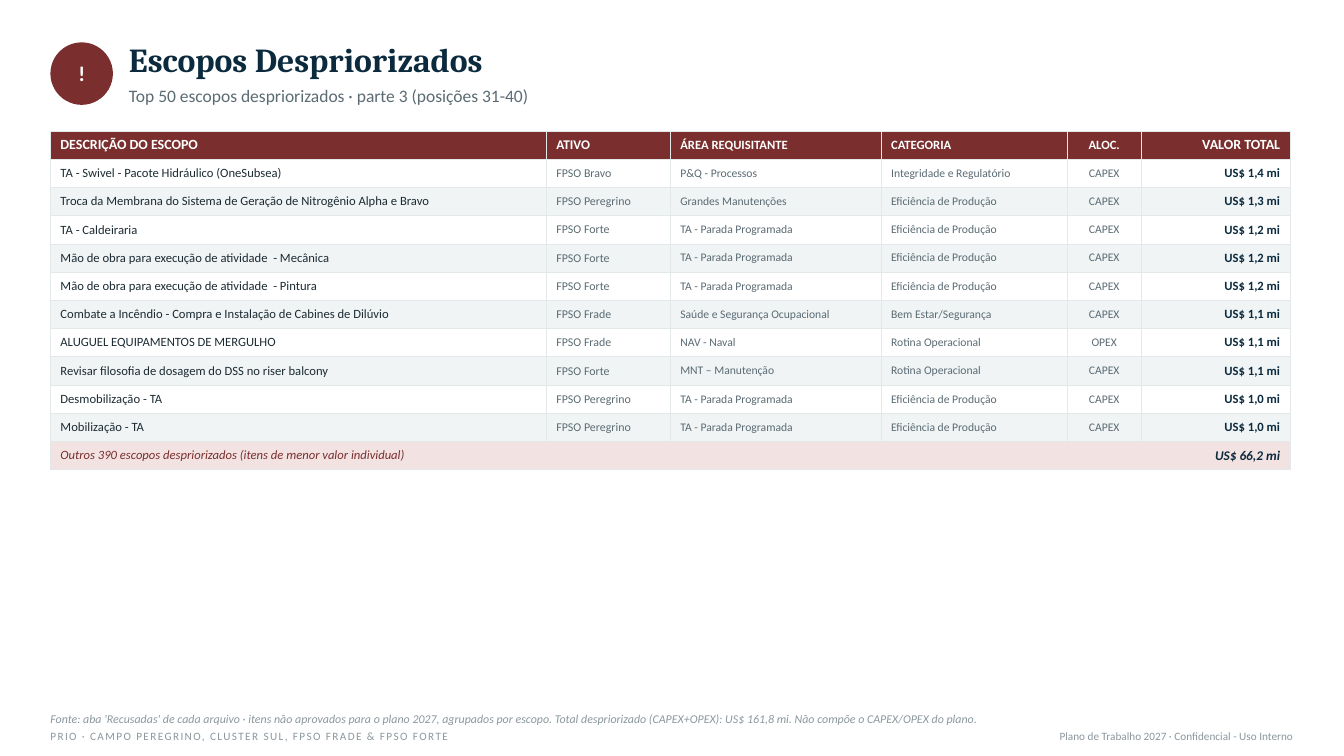
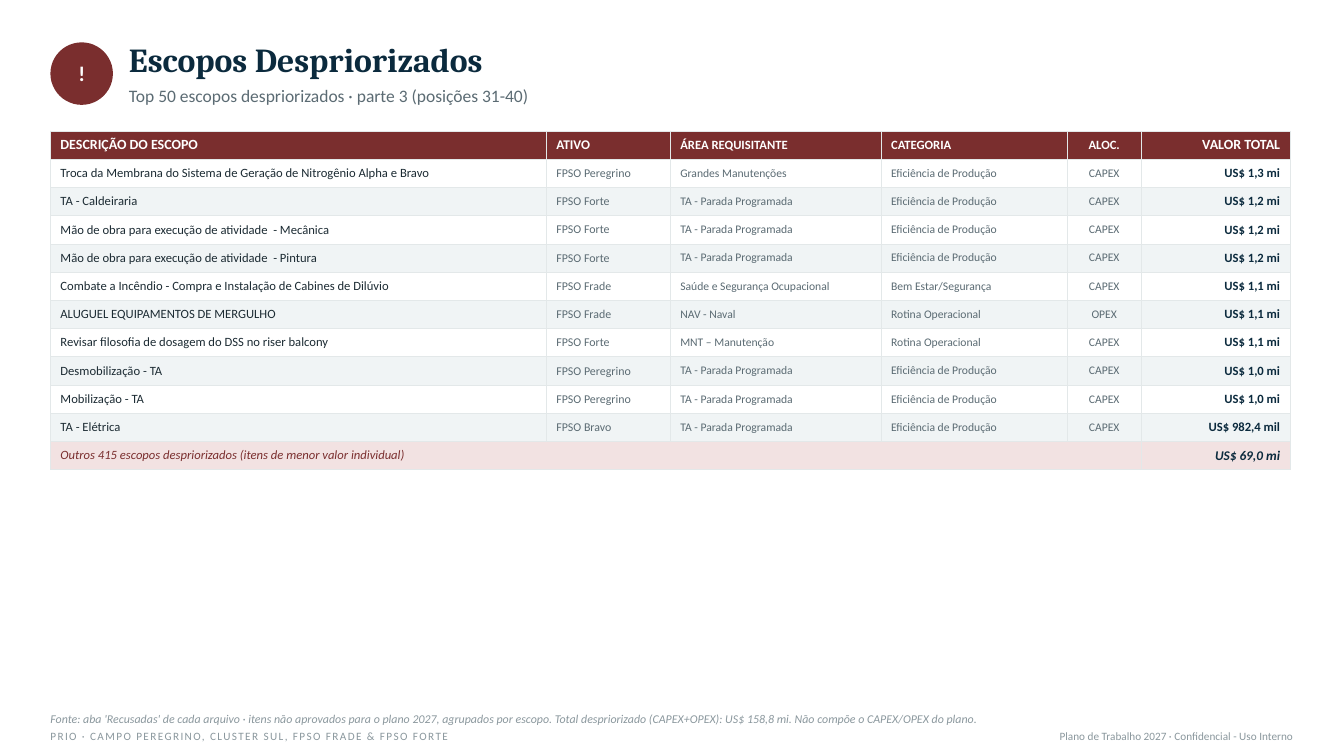
Before and after one commit to LucasRibaas/Planejamento, a slide deck: slide 41 of PRIO_Top_CAPEX_OPEX_Despriorizados_2027.pptx (slide 37 before the commit). Drawn at 1344x756 pixels with LibreOffice and Linux fonts; fonts in the diff are those of the drawing. Boxes give left, top, right and bottom in pixels: in the first picture for what was removed or moved away, otherwise in the second. Text is boxed around its words. In the diff, an @@ line names an element or a change of style, - is before the commit and + after.

```diff
--- a/PRIO_Top_CAPEX_OPEX_Despriorizados_2027.pptx
+++ b/PRIO_Top_CAPEX_OPEX_Despriorizados_2027.pptx
@@ table at <box>50,131,1291,466</box> @@
-row 2: TA - Swivel - Pacote Hidráulico (OneSubsea) | FPSO Bravo | P&Q - Processos | Integridade e Regulatório | CAPEX | US$ 1,4 mi
-row 12: Outros 390 escopos despriorizados (itens de menor valor individual) |  |  |  |  | US$ 66,2 mi
+row 11: TA - Elétrica | FPSO Bravo | TA - Parada Programada | Eficiência de Produção | CAPEX | US$ 982,4 mil
+row 12: Outros 415 escopos despriorizados (itens de menor valor individual) |  |  |  |  | US$ 69,0 mi
@@ text at <box>50,714,977,725</box>: text changed @@
-Fonte: aba 'Recusadas' de cada arquivo · itens não aprovados para o plano 2027, agrupados por escopo. Total despriorizado (CAPEX+OPEX): US$ 161,8 mi. Não compõe o CAPEX/OPEX do plano.
+Fonte: aba 'Recusadas' de cada arquivo · itens não aprovados para o plano 2027, agrupados por escopo. Total despriorizado (CAPEX+OPEX): US$ 158,8 mi. Não compõe o CAPEX/OPEX do plano.
```
Also in this commit, not shown: 9 other slides changed, 4 slides added.
